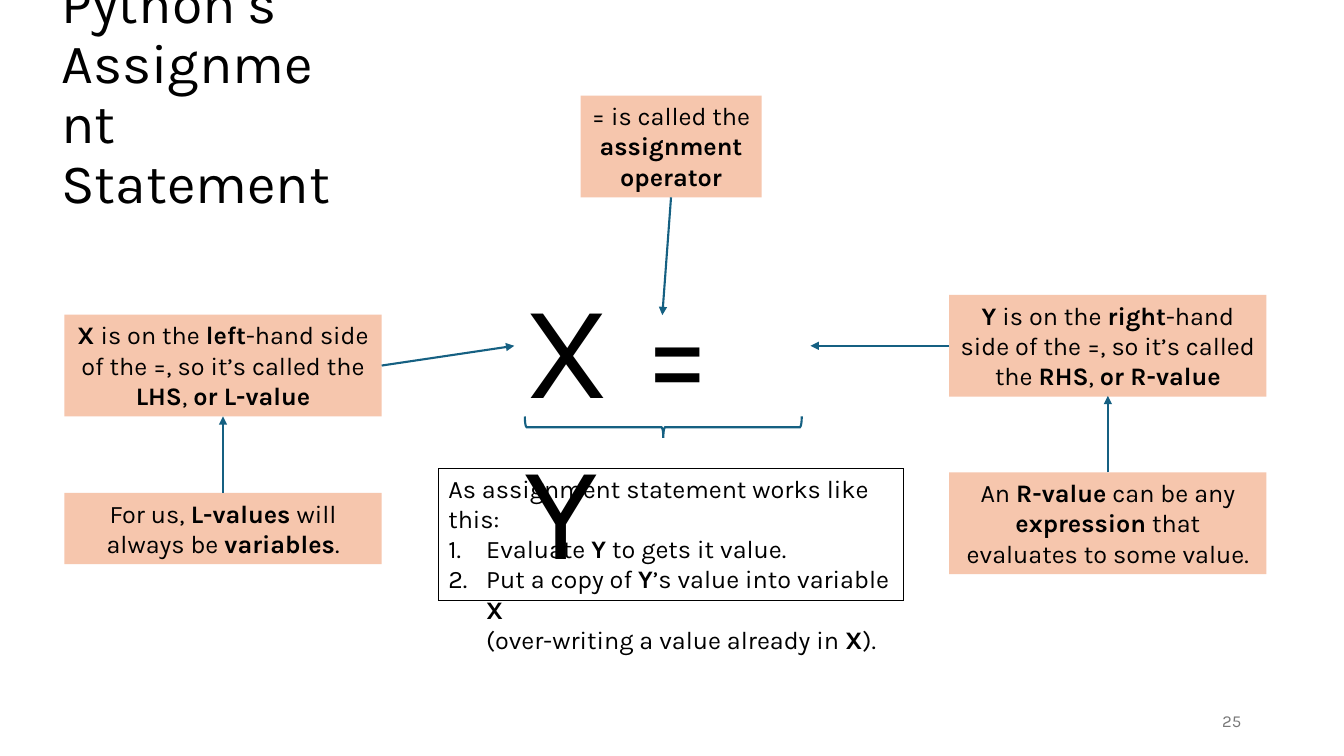
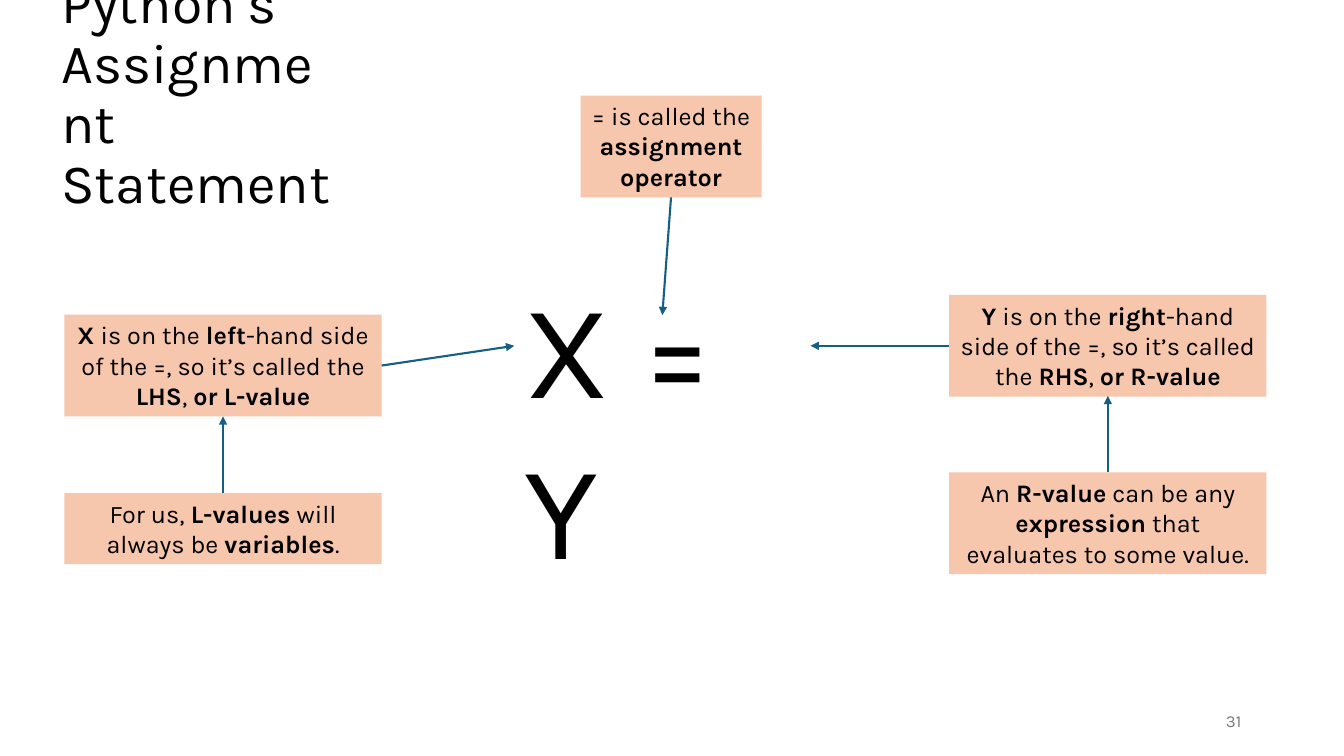
Before and after one commit to tjd1234/cmpt120spring2026, a slide deck: slide 31 of lecture_notes/chapter2/chapter2.pptx (slide 25 before the commit). Drawn at 1344x756 pixels with LibreOffice and Linux fonts; fonts in the diff are those of the drawing. Boxes give left, top, right and bottom in pixels: in the first picture for what was removed or moved away, otherwise in the second. Text is boxed around its words. In the diff, an @@ line names an element or a change of style, - is before the commit and + after.

```diff
--- a/lecture_notes/chapter2/chapter2.pptx
+++ b/lecture_notes/chapter2/chapter2.pptx
@@ left brace removed at (x1=524, y1=416, x2=802, y2=438) @@
@@ rectangle removed at (x1=439, y1=468, x2=904, y2=600) @@
-As assignment statement works like this:
-1. Evaluate Y to gets it value.
-2. Put a copy of Y’s value into variable X
-   (over-writing a value already in X).
@@ page number at (x1=1226, y1=716, x2=1241, y2=727): text changed @@
-25
+31
```
Also in this commit, not shown: 14 other slides changed, 10 slides added, 34 other files.
